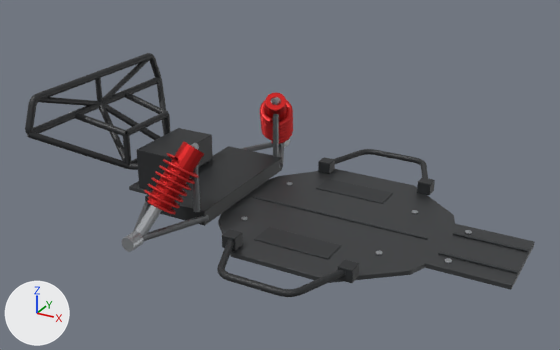
One commit to the COLLADA model dae/roboracer_frame.dae: the scene before it, then after it.
Rendered twice from a 50 mm lens placed at (0.356, -0.532, 0.289), pointed at (0.068, -0.007, 0.027). Lighting does not change. The marker at lower left points along +X, +Y and +Z. The first picture is the older version. Where no turn or scale is listed for an object, it has been applied to the vertices.

Objects in the first picture: 'Frame_Chassis_Plate', 'Frame_Nerf_Bars', 'Frame_Rear_Bumper', 'Frame_Rear_Suspension'.
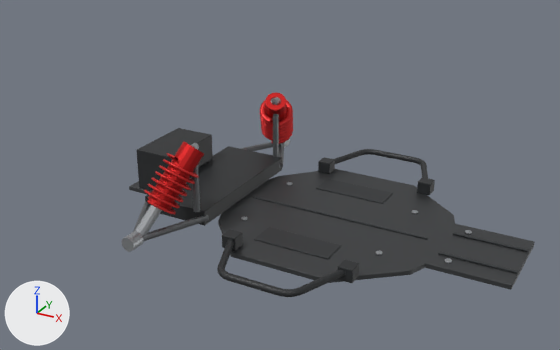
Location of each change, [x1, y1, x2, y2] in pixels of the pictures (560 x 350 px):
```json
{"object": "Frame_Rear_Bumper", "change": "deleted", "before": [25, 53, 171, 170], "faces in mat_side_guard_black_polymer (black #242729)": [25, 53, 171, 170]}
```

Scene script edits in JSON lines:
```json
{"op": "remove", "block": "ob_frame_rear_bumper", "code": ["ob_frame_rear_bumper = bpy.data.objects.new('Frame_Rear_Bumper', me_frame_rear_bumper)", "ob_frame_rear_bumper.location = (0.0, 0.0, 0.0)"]}
```
